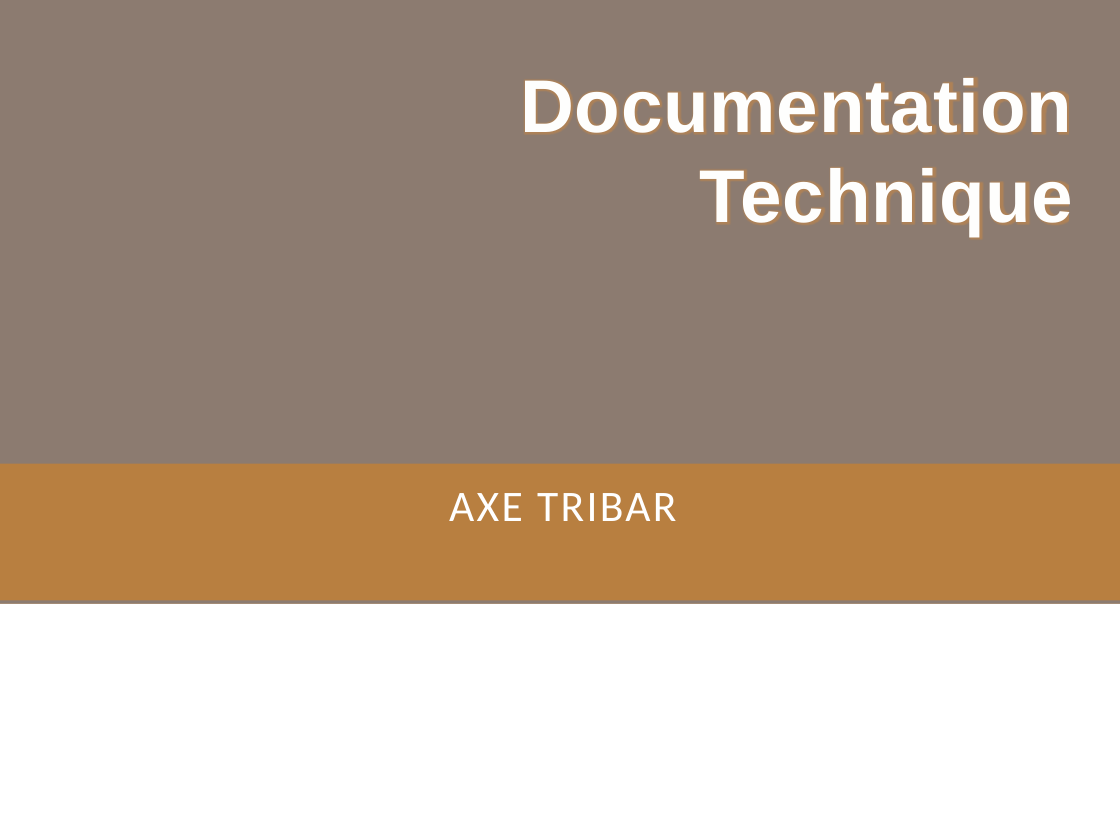
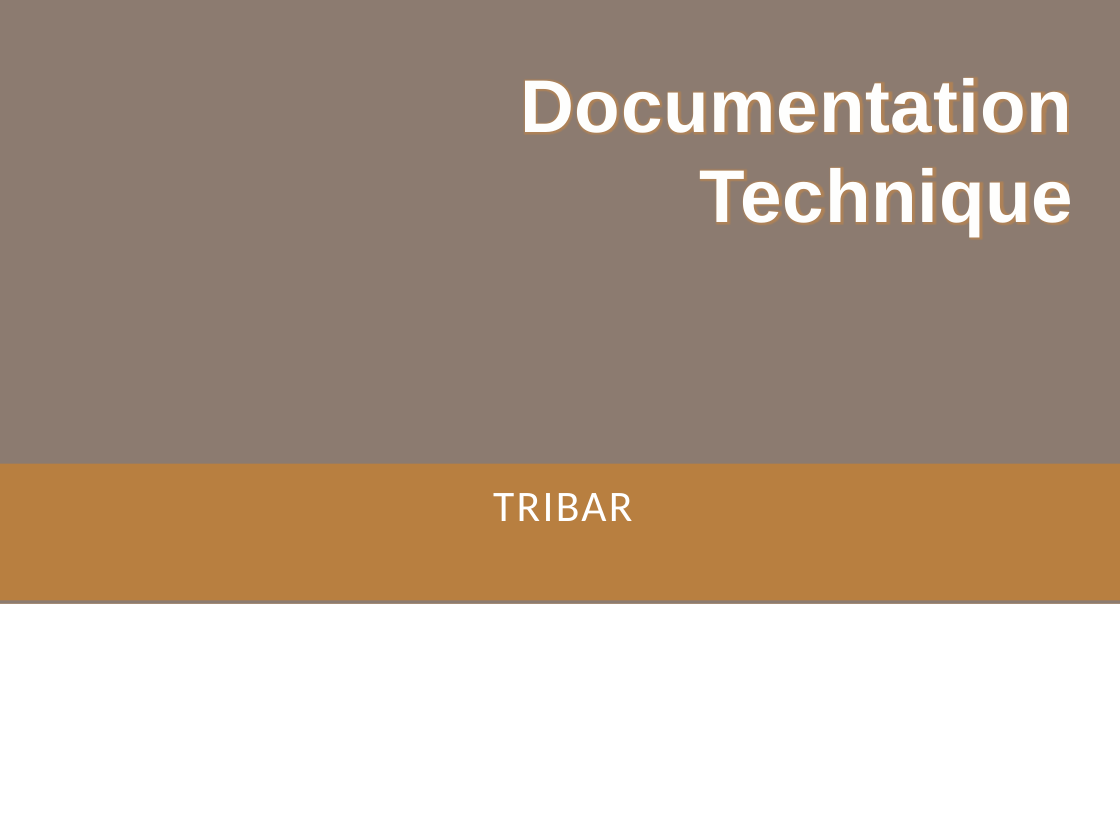
Before and after one commit to xpessoles/TP_PTSI, a slide deck: slide 1 of DocumentsTP/Documentation_Tribar.pptx. Drawn at 1120x840 pixels with LibreOffice and Linux fonts; fonts in the diff are those of the drawing; background and template pictures are left out. Boxes give left, top, right and bottom in pixels: in the first picture for what was removed or moved away, otherwise in the second. Text is boxed around its words. In the diff, an @@ line names an element or a change of style, - is before the commit and + after.

```diff
--- a/DocumentsTP/Documentation_Tribar.pptx
+++ b/DocumentsTP/Documentation_Tribar.pptx
@@ title at [493, 493, 632, 521]: text changed @@
-AXE TRIBAR
+TRIBAR
```
Also in this commit, not shown: 8 other slides changed, 1 slide added, 7 slides removed, 4 other files.
